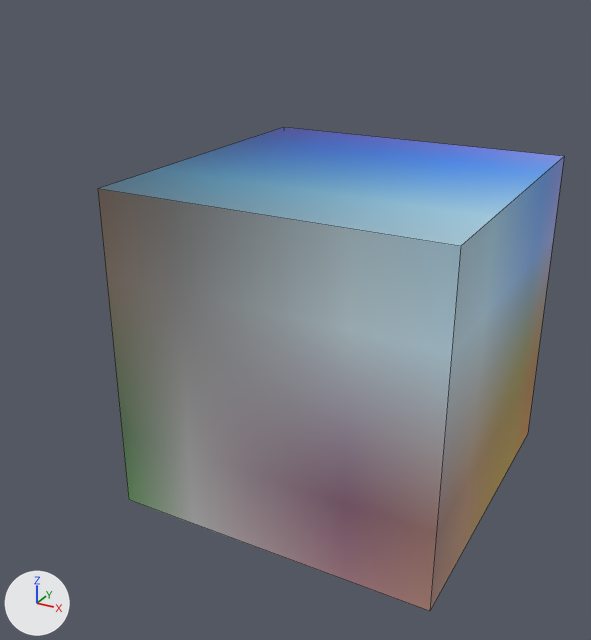
Renders of the Blender file Vegetation/trees.blend from each side of a commit.
One viewpoint serves both versions: a camera (50 mm lens) standing at (1.98, -4.24, 2.11) and looking at (-0.35, -0.01, -0.01). Lighting does not change. The marker at lower left points along +X, +Y and +Z. Mesh edges are drawn as thin lines.
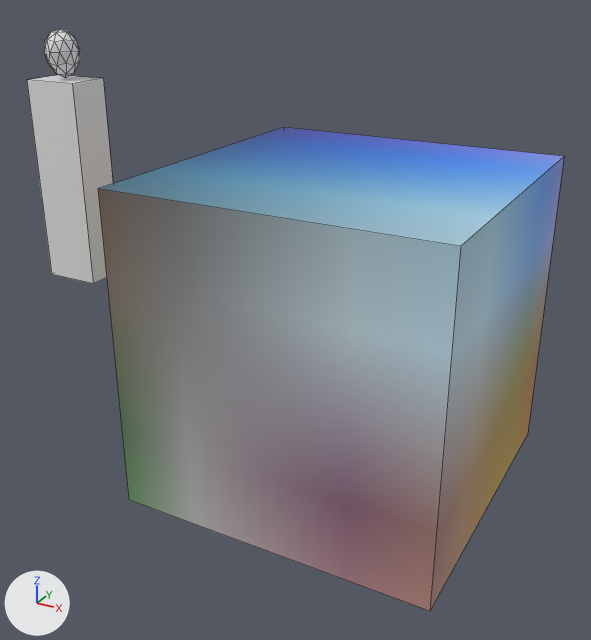
Commit message: Setup Collections for the trees

Changed parts and their boxes (x1, y1, x2, y2) in the pictures (591 x 640 px):
'CharacterSize', added
    after: (27, 29, 113, 284)

What changed in the scene script:
```text
Add mat_material_001:
    mat_material_001 = principled_material('Material.001')
    mat_material_001.base_color = (0.8, 0.8, 0.8)  # white #e7e7e7
    mat_material_001.roughness = 0.4
Add me_cube_001:
    me_cube_001.from_pydata(...)  # 50 vertices, 86 faces; spans x -0.2..0.2, y -0.15..0.15, z 0.0..1.7
    me_cube_001.materials.append(mat_material_001)  # white #e7e7e7
Add col_charactersize:
    col_charactersize = bpy.data.collections.new('CharacterSize')
    col_charactersize.objects.link(ob_charactersize_001)
Add ob_charactersize_001:
    ob_charactersize_001 = bpy.data.objects.new('CharacterSize.001', me_cube_001)
    ob_charactersize_001.location = (0.0, 0.0, 0.0)
Add ob_charactersize:
    ob_charactersize = bpy.data.objects.new('CharacterSize', None)
    ob_charactersize.location = (-2.113, 0.0, 0.0)
    ob_charactersize.instance_type = 'COLLECTION'
    ob_charactersize.instance_collection = col_charactersize
```
